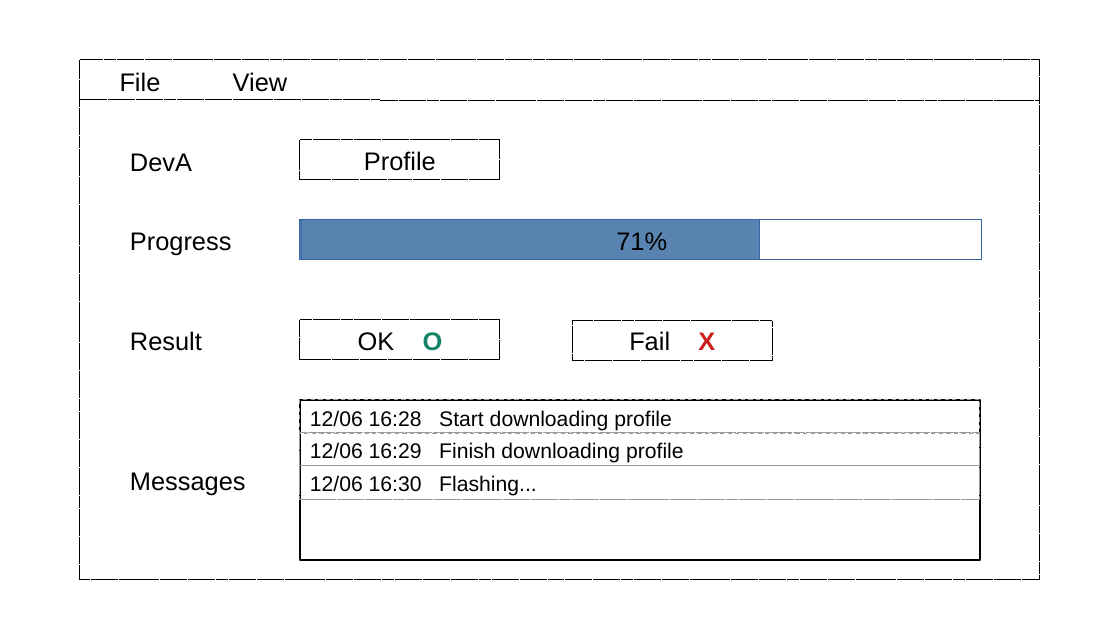
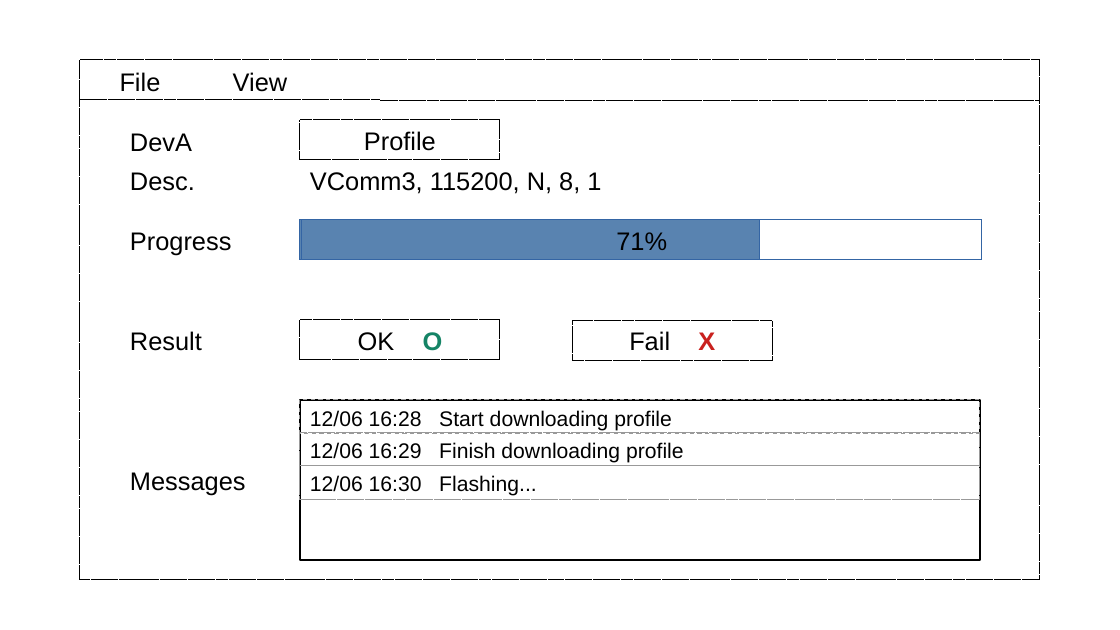
Before and after one commit to tomjpsun/obsidianVaults, a slide deck: slide 2 of DM9051A OTP 燒錄專案/Sketch.odp. Drawn at 1120x630 pixels with LibreOffice and Linux fonts; fonts in the diff are those of the drawing. Boxes give left, top, right and bottom in pixels: in the first picture for what was removed or moved away, otherwise in the second. Text is boxed around its words. In the diff, an @@ line names an element or a change of style, - is before the commit and + after.

```diff
--- a/DM9051A OTP 燒錄專案/Sketch.odp
+++ b/DM9051A OTP 燒錄專案/Sketch.odp
@@ text "DevA": place and size @@
-text "DevA" at [130, 153, 192, 172]
+text "DevA" at [130, 133, 192, 152]
@@ rectangle "Profile": place and size @@
-rectangle "Profile" at [300, 140, 500, 180]
+rectangle "Profile" at [300, 120, 500, 160]
@@ text added at [130, 172, 195, 191], 18 pt, text #000000 @@
+Desc.
@@ text added at [310, 172, 601, 194], 18 pt, text #000000 @@
+VComm3, 115200, N, 8, 1
```
Also in this commit, not shown: 1 other file.
